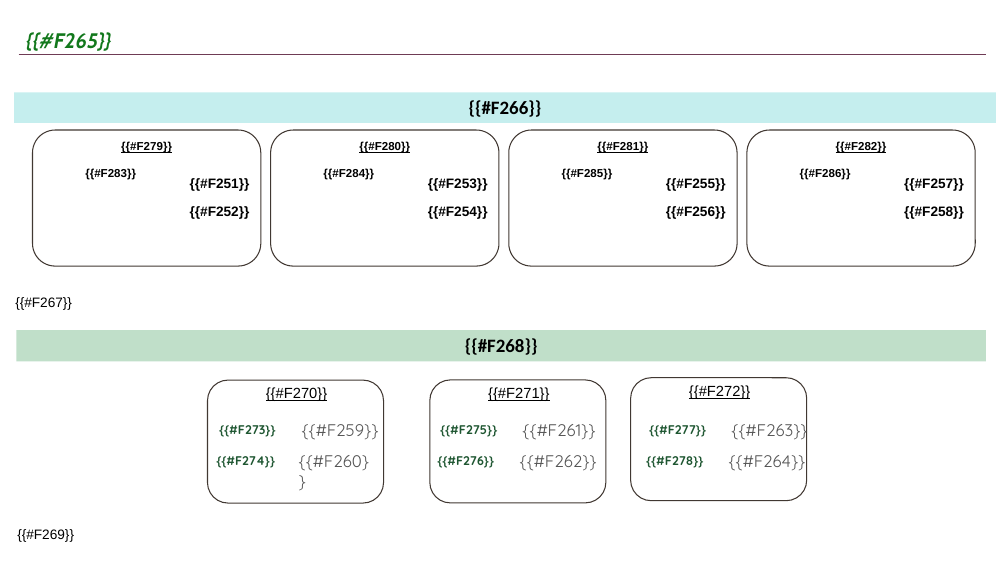
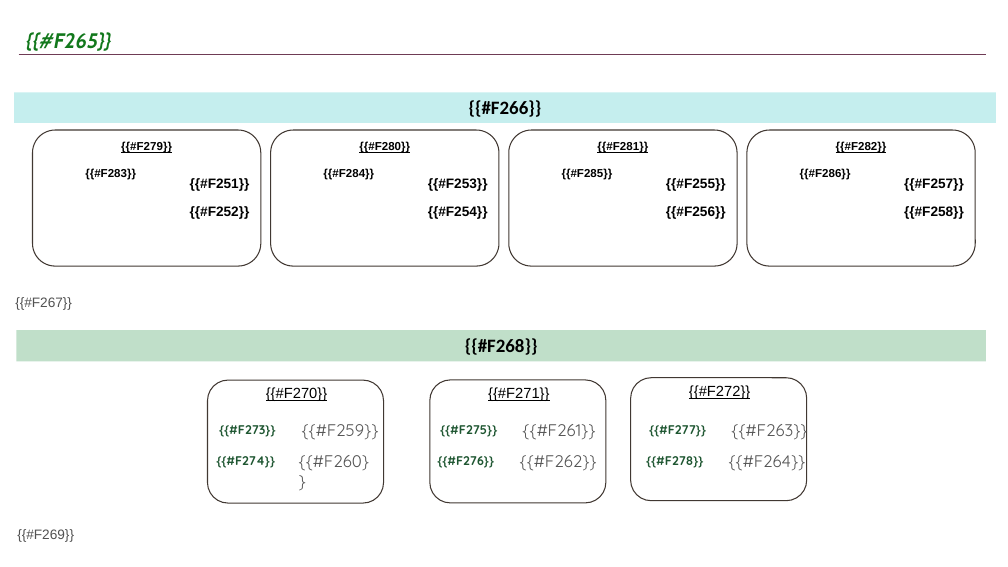
Before and after one commit to JohanCh01/flujo-cosecha, a slide deck: slide 11 of lib/plantilla_reporte.pptx. Drawn at 1008x567 pixels with LibreOffice and Linux fonts; fonts in the diff are those of the drawing; background and template pictures are left out. Boxes give left, top, right and bottom in pixels: in the first picture for what was removed or moved away, otherwise in the second. Text is boxed around its words. In the diff, an @@ line names an element or a change of style, - is before the commit and + after.

```diff
--- a/lib/plantilla_reporte.pptx
+++ b/lib/plantilla_reporte.pptx
@@ text "{{#F267}}" at box(15, 297, 72, 310): text colour #000000 to #525252 @@
@@ text "{{#F269}}" at box(17, 529, 74, 542): text colour #000000 to #525252 @@
```
Also in this commit, not shown: 6 other slides changed, 4 other files.
